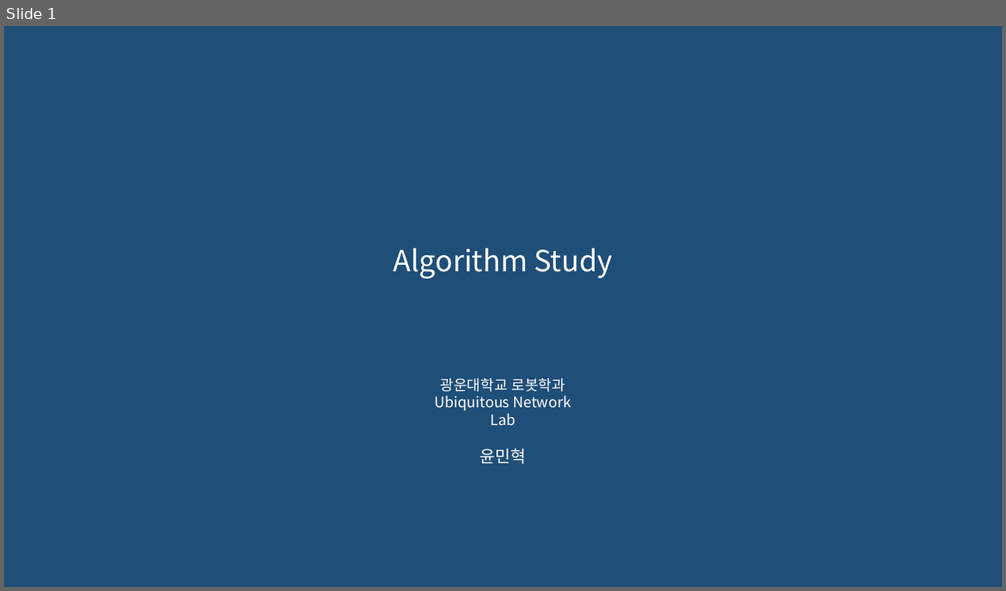
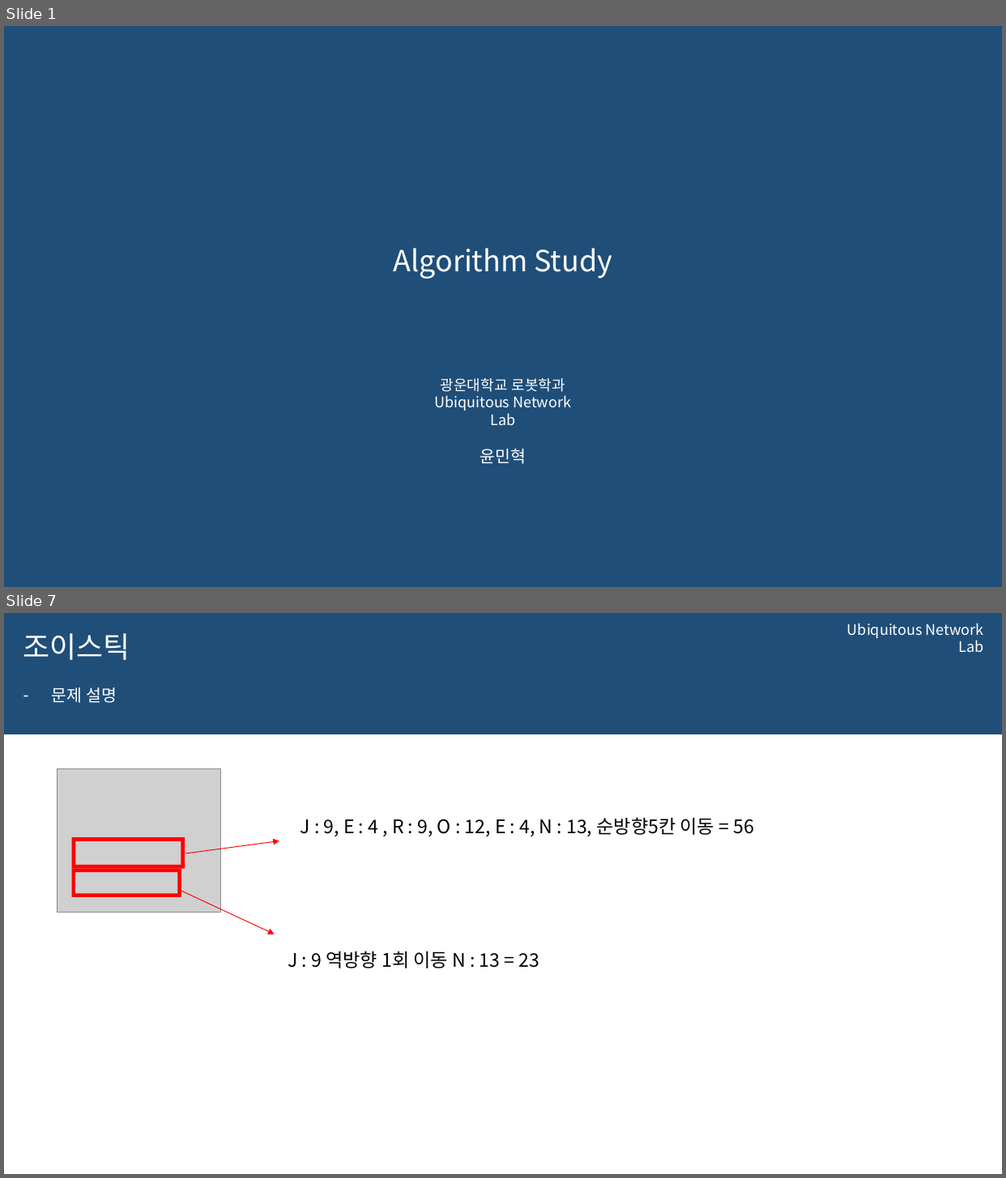
Before and after one commit to 0913ktg/Algorithm_Study, a slide deck: week_3/ppt/MinhyeokYun.pptx. Shown one above the other, each under a label of ours: slide 1 before the commit, slides 1 and 7 after it; the slides between them are not shown. The pictures are 1006x591 and 1006x1178 pixels, drawn with LibreOffice and Linux fonts; fonts in the diff are those of the drawing; grey boxes stand for pictures; background and template pictures are left out. Boxes give left, top, right and bottom in pixels: in the first picture for what was removed or moved away, otherwise in the second. Text is boxed around its words. In the diff, an @@ line names an element or a change of style, - is before the commit and + after.

```diff
--- a/week_3/ppt/MinhyeokYun.pptx
+++ b/week_3/ppt/MinhyeokYun.pptx
@@ slide 7 added at (4,613,1002,1174), background #FFFFFF @@
@@ rectangle added at (4,613,1002,735), fill #1F4E79 @@
@@ title added at (23,633,130,660), 28 pt, text #FFFFFF @@
+조이스틱
@@ text added at (847,623,984,652), 14 pt, text #FFFFFF @@
+Ubiquitous Network Lab
@@ text added at (51,688,117,703), 16 pt, text #FFFFFF @@
+– 문제 설명
@@ picture added at (57,769,220,912) @@
@@ text added at (300,817,754,837), 18 pt, text #000000 @@
+J : 9, E : 4 , R : 9, O : 12, E : 4, N : 13, 순방향5칸 이동 = 56
@@ frame added at (71,837,185,869), fill #FF0000 @@
@@ arrow added from (186, 854) to (279, 841), #FF0000 0.75 pt @@
@@ frame added at (71,869,181,897), fill #FF0000 @@
@@ arrow added from (181, 891) to (275, 934), #FF0000 0.75 pt @@
@@ text added at (288,951,539,969), 18 pt, text #000000 @@
+J : 9 역방향 1회 이동 N : 13 = 23
```
Also in this commit, not shown: 5 other slides added, 9 slides removed, 2 other files.
